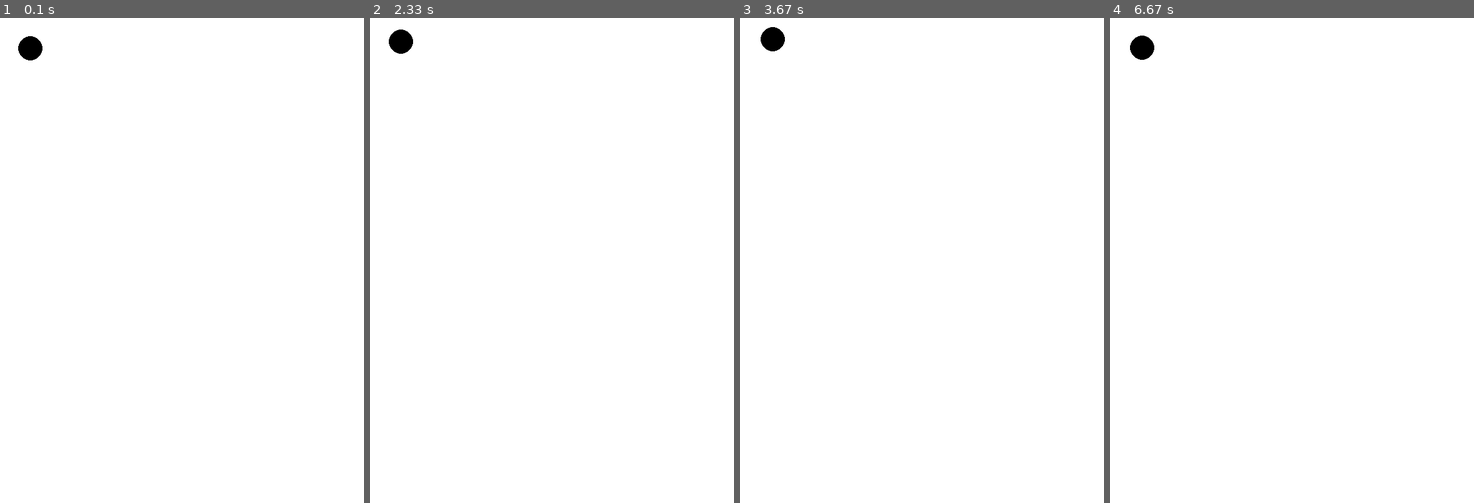
Above: before the commit, frames 1-4 (left to right).
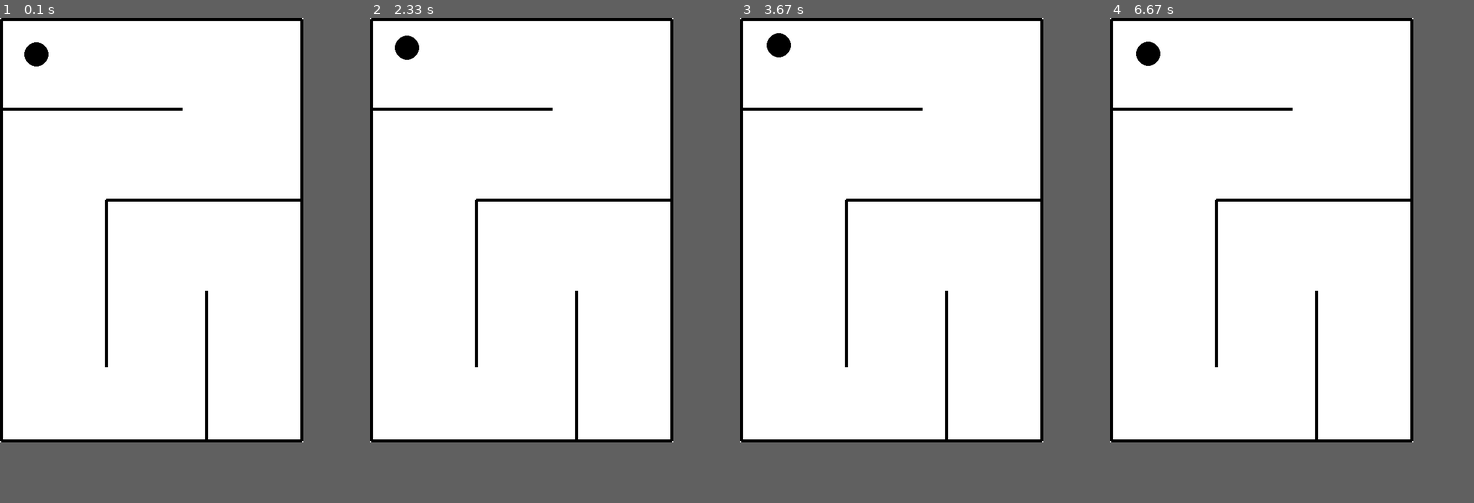
Above: after the commit, the same moments.

Repository: lukassanting/ARS_PSO_Assignment
Game: pygame game, started from Assignment_5/main.py
The game is run twice, just before and just after one commit, with the same random seed, the same clock (stepped at 60 frames per second) and the same inputs.
Inputs:
- Up to frame 1 (0.1 s): no input
- Up to frame 2 (2.33 s): tap X at 0.33 s; hold D 0.67-1.13 s; hold W 1.17-1.63 s; hold D 1.67-2.13 s; hold A from 2.17 s (still down)
- Up to frame 3 (3.67 s): release A at 2.7 s; hold S 2.73-3.03 s; hold W from 3.5 s (still down)
- Up to frame 4 (6.67 s): release W at 3.87 s; hold D 3.9-4.53 s; hold S 4.57-4.93 s; tap R at 4.97 s; hold W 6.3-6.6 s; hold D from 6.63 s (still down)
The window is 600x800 before the commit and 500x700 after it. Grey fills any space a smaller window leaves; there, only what the larger window draws over its background counts as a difference.

The runs differ from the first frame. In frame 1, 3.9% of the frame differs, in the area x 0-84%, y 0-88%; in frame 2, 3.9%; in frame 3, 3.9%; in frame 4, 3.9%.

Commit message:
Added a main file anda robot that can move to basic extent. TODO:  - add fn to draw line to show path of robot  - add sensors in room  - add robot sensors  - add kalman filter

Diff:
--- a/Assignment_5/main.py
+++ b/Assignment_5/main.py
@@ -1,13 +1,13 @@
 import pygame
-from pygame_robot import *
+from pygame_classes import *
 
 pygame.init()
 # Create clock object for setting the frame-rate for display update
 clock = pygame.time.Clock()
 FPS = 50
 
-display_width = 600
-display_height = 800
+display_width = 500
+display_height = 700
 pygame_display = pygame.display.set_mode((display_width, display_height))
 
 bot_radius = 20
@@ -15,17 +15,29 @@
 black = (0,0,0)
 pygame_display.fill(white)
 
+wall_thickness = 5
+w_offset = wall_thickness / 2 # w_offset is purely for visual purposes: makes walls fit perfectly to edge of screen
+wall_north = [(0+w_offset, 0+w_offset), (500-w_offset, 0+w_offset)]
+wall_south = [(0+w_offset, 700-w_offset), (500-w_offset, 700-w_offset)]
+wall_west = [(0+w_offset, 0+w_offset), (0+w_offset, 700-w_offset)]
+wall_east = [(500-w_offset, 0+w_offset),  (500-w_offset, 700-w_offset)]
+wall_c1 = [(0,150),(300,150)]
+wall_c2 = [(175,300), (500,300)]
+wall_c3 = [(175,300),(175, 575)]
+wall_c4=[(340, 450),(340, 700)]
+walls = [wall_north, wall_south, wall_east, wall_west, wall_c1, wall_c2, wall_c3, wall_c4]
+
 robot = Robot(pygame_display=pygame_display,
               radius=bot_radius,
               color=black,
-              position=(50,50,0),
+              position=(60,60,0),
               distance_between_wheels=bot_radius*2,
               acceleration=10,
               angular_acceleration=1,
               FPS=FPS,
               current_time=0)
 
-def simulation(display, bot, FPS=50):
+def simulation(display, bot, walls, FPS=50):
     while True:
         key = None
         for event in pygame.event.get():
@@ -33,16 +45,19 @@
                 return  # exit out of the function call to end the display
             if event.type == pygame.KEYDOWN:
                 key = event.key
-        bot.move(key=key, time_elapsed=1/FPS)
+        bot.move(key=key, time_elapsed=1/FPS, verbose=True)
+
         display.fill(white)
         bot.draw()
+        for wall in walls:
+            pygame.draw.line(display, black, wall[0], wall[1], wall_thickness)
 
         # update the display - using clock object to set frame-rate
         pygame.display.update()
         clock.tick(FPS)
 
 # call the function simulation to keep the display running until we quit
-simulation(pygame_display, robot, FPS)
+simulation(pygame_display, robot, walls, FPS)
 
 # End the pygame display
 pygame.quit()
--- a/Assignment_5/pygame_robot.py
+++ b/Assignment_5/pygame_classes.py
@@ -30,14 +30,14 @@
     def draw(self):
         pygame.draw.circle(self._display, self._color, (self._pos[0], self._pos[1]), self._radius)
 
-    def move(self, key, time_elapsed):
+    def move(self, key, time_elapsed, verbose=False):
         if key is not None:
-            if key == pygame.K_w: self.accelerate()
-            if key == pygame.K_s: self.decelerate()
-            if key == pygame.K_a: self.increase_angle()
-            if key == pygame.K_d: self.decrease_angle()
-            if key == pygame.K_x: self.stop()
-            if key == pygame.K_r: self.reset()
+            if key == pygame.K_w: self.accelerate(verbose)
+            if key == pygame.K_s: self.decelerate(verbose)
+            if key == pygame.K_a: self.increase_angle(verbose)
+            if key == pygame.K_d: self.decrease_angle(verbose)
+            if key == pygame.K_x: self.stop(verbose)
+            if key == pygame.K_r: self.reset(verbose)
 
         vel_forward = np.round((self._vel_right+self._vel_left)/2, decimals=8)
         deriv_x = (vel_forward)*np.cos(self._pos[2])
@@ -47,38 +47,50 @@
 
         self._time += time_elapsed
 
-    def accelerate(self):
+    def accelerate(self, verbose=False):
         self._vel_right = np.round(self._vel_right+self._acc, decimals=8)
         self._vel_left = np.round(self._vel_left+self._acc, decimals=8)
         self.update_rotate_rate()
-        self.update_rotate_radius()
+        self.update_rotate_radius(verbose)
+        if verbose:
+            print(f'Accelerating right: {self._vel_right}, Accelerating left: {self._vel_left}, rotation rate: {self._rot_rate}, rotation radius: {self._rot_radius}')
 
-    def decelerate(self):
+    def decelerate(self, verbose=False):
         self._vel_right = np.round(self._vel_right-self._acc, decimals=8)
         self._vel_left = np.round(self._vel_left-self._acc, decimals=8)
         self.update_rotate_rate()
-        self.update_rotate_radius()
+        self.update_rotate_radius(verbose)
+        if verbose:
+            print(f'Decelerating right: {self._vel_right}, Decelerating left: {self._vel_left}, rotation rate: {self._rot_rate}, rotation radius: {self._rot_radius}')
 
-    def increase_angle(self):
-        self._pos[2] = self._pos[2] + self._angular_acc
+    def increase_angle(self, verbose=False):
+        self._pos[2] += self._angular_acc
+        if verbose:
+            print(f'Increasing angular position: {self._pos[2]}')
 
-    def decrease_angle(self):
-        self._pos[2] = self._pos[2] - self._angular_acc
+    def decrease_angle(self, verbose=False):
+        self._pos[2] -= self._angular_acc
+        if verbose:
+            print(f'Decreasing angular position: {self._pos[2]}')
 
-    def stop(self):
+    def stop(self, verbose=False):
         self._vel_right = 0
         self._vel_left = 0
         self.update_rotate_rate()
         self.update_rotate_radius()
+        if verbose:
+            print('Stopping the robot. Set velocity of wheels to zero')
 
-    def reset(self):
+    def reset(self, verbose=False):
         self.stop()
         self._pos = self._start
+        if verbose:
+            print(f'Position of robot has been reset to the initial starting position of {self._start}')
 
     def update_rotate_rate(self):
         self._rot_rate = np.round(((self._vel_right - self._vel_left)/self._l), decimals=8)
 
-    def update_rotate_radius(self):
+    def update_rotate_radius(self, verbose=False):
         if self._vel_right == self._vel_left:
             self._rot_radius = np.Inf
         elif self._vel_right == 0:
@@ -87,3 +99,6 @@
             self._rot_radius = np.round(self._l/2, decimals=8)
         else:
             self._rot_radius = np.round((self._vel_right - self._vel_left)/self._l, decimals=8)
+
+        if verbose:
+            print(f'Updated R: {self._rot_radius}')
